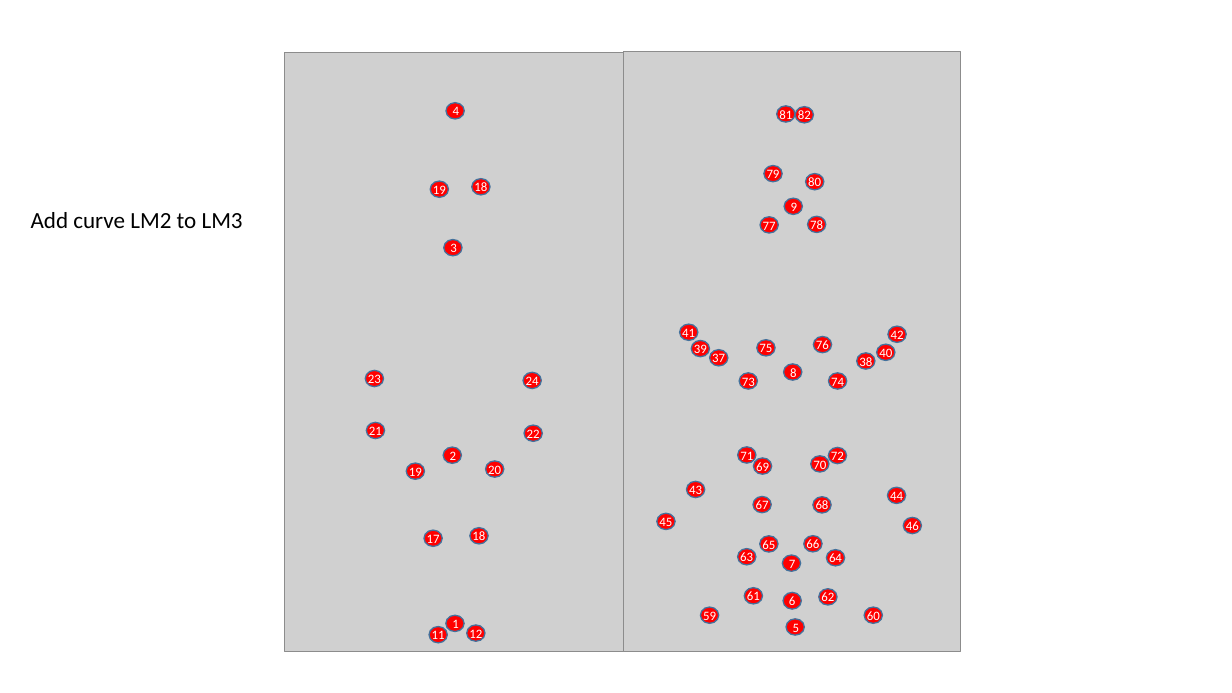
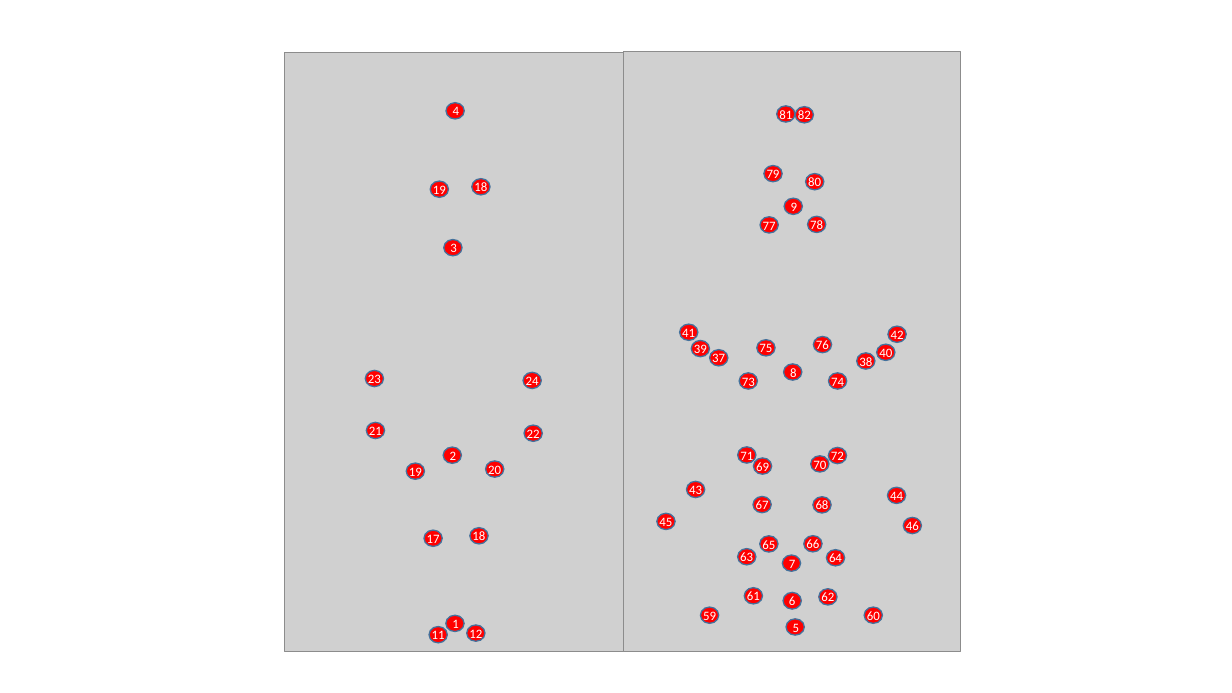
Before and after one commit to pietroviama/Viacavaetal_Antechinus, a slide deck: slide 1 of Data/Template_antechinus.pptx. Drawn at 1232x693 pixels with LibreOffice and Linux fonts; fonts in the diff are those of the drawing; grey boxes stand for pictures. Boxes give left, top, right and bottom in pixels: in the first picture for what was removed or moved away, otherwise in the second. Text is boxed around its words. In the diff, an @@ line names an element or a change of style, - is before the commit and + after.

```diff
--- a/Data/Template_antechinus.pptx
+++ b/Data/Template_antechinus.pptx
@@ text removed at box(31, 212, 243, 228) @@
-Add curve LM2 to LM3
```
Also in this commit, not shown: 3 other files.
